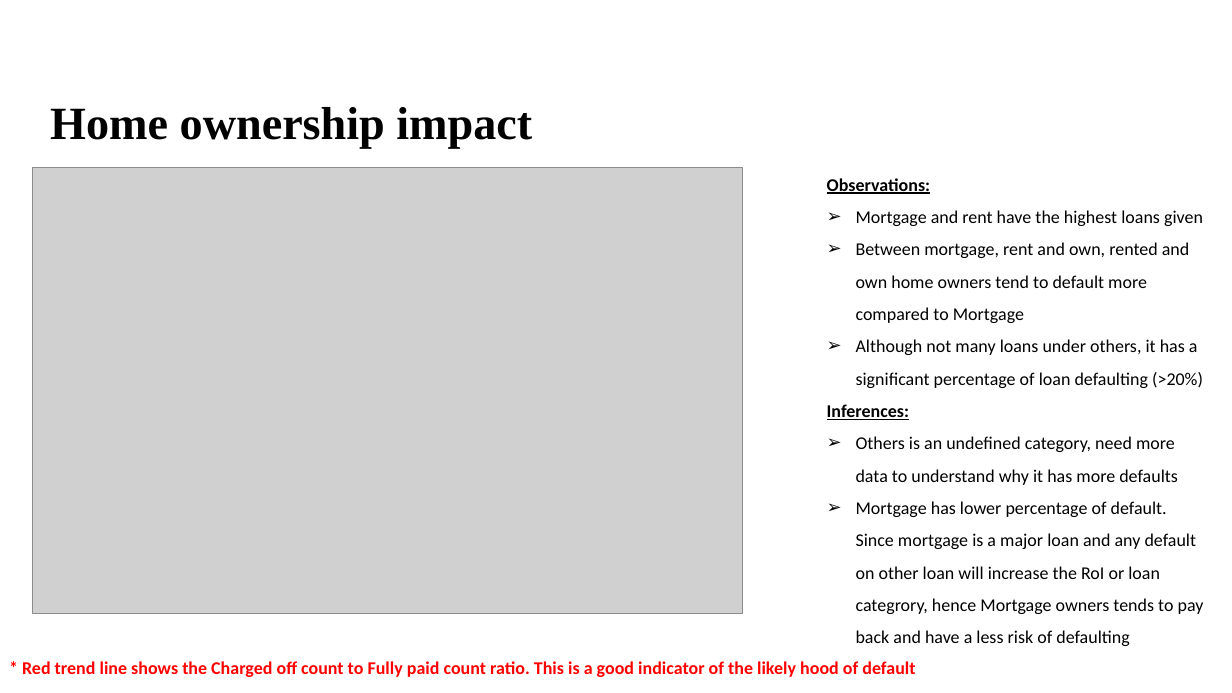
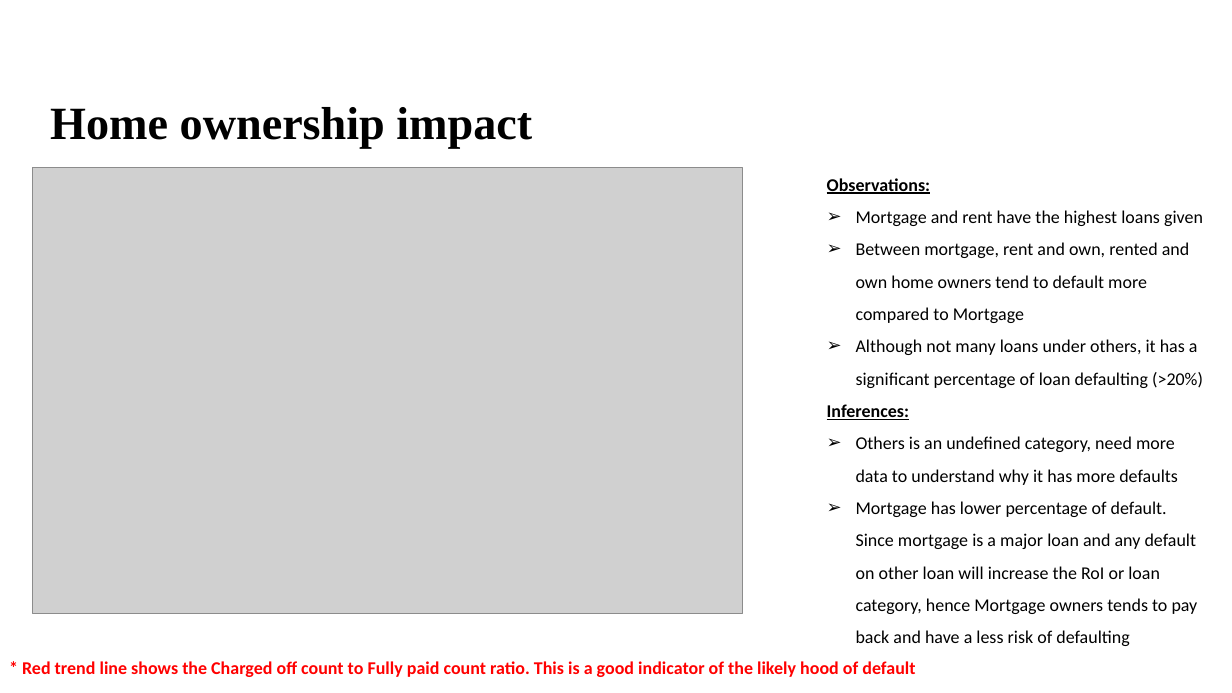
Before and after one commit to Nanditha-G-N/Machine-Learning-Case-Studies, a slide deck: slide 13 of case-study-2/Loan Default case study findings.pptx. Drawn at 1232x693 pixels with LibreOffice and Linux fonts; fonts in the diff are those of the drawing; grey boxes stand for pictures; background and template pictures are left out. Boxes give left, top, right and bottom in pixels: in the first picture for what was removed or moved away, otherwise in the second. Text is boxed around its words. In the diff, an @@ line names an element or a change of style, - is before the commit and + after.

```diff
--- a/case-study-2/Loan Default case study findings.pptx
+++ b/case-study-2/Loan Default case study findings.pptx
@@ text at box(856, 501, 1198, 646): text changed @@
-➢ Mortgage has lower percentage of default. Since mortgage is a major loan and any default on other loan will increase the RoI or loan categrory, hence Mortgage owners tends to pay back and have a less risk of defaulting
+➢ Mortgage has lower percentage of default. Since mortgage is a major loan and any default on other loan will increase the RoI or loan category, hence Mortgage owners tends to pay back and have a less risk of defaulting
```
Also in this commit, not shown: 3 other slides changed, 2 slides added, 10 other files.
